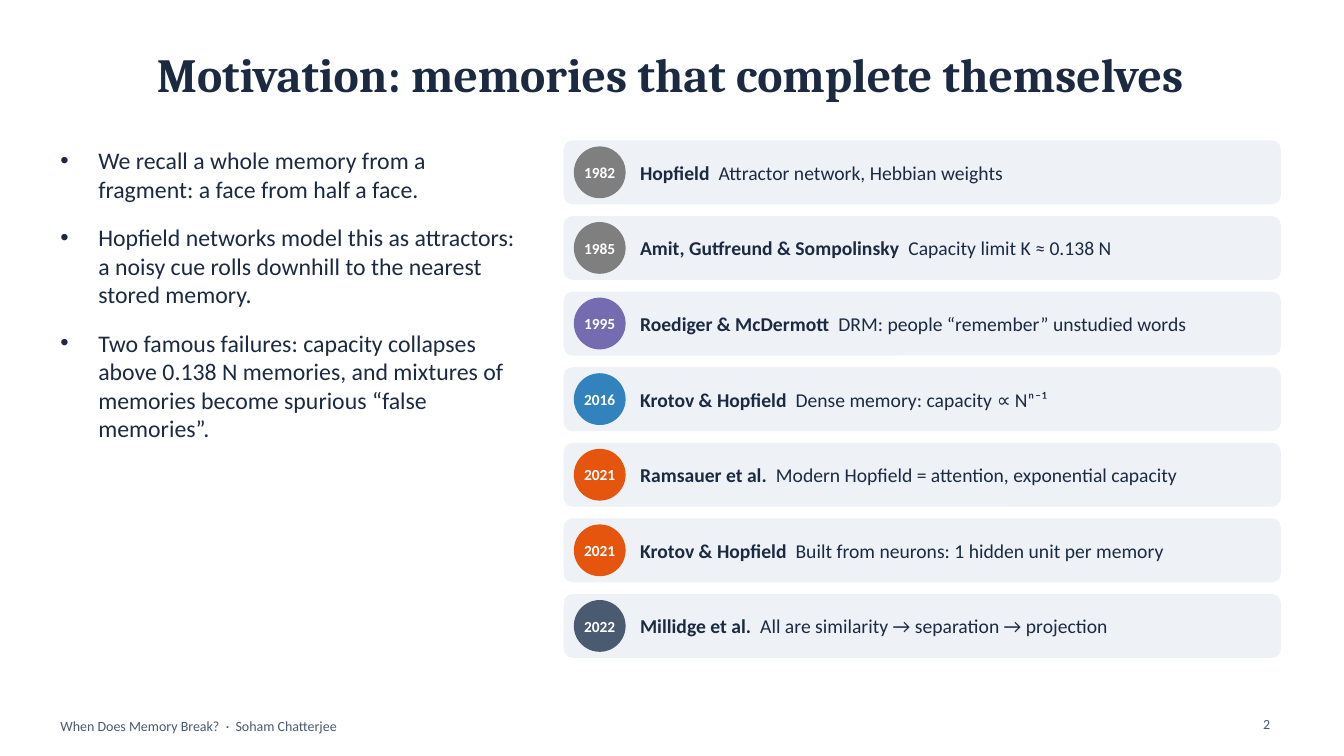
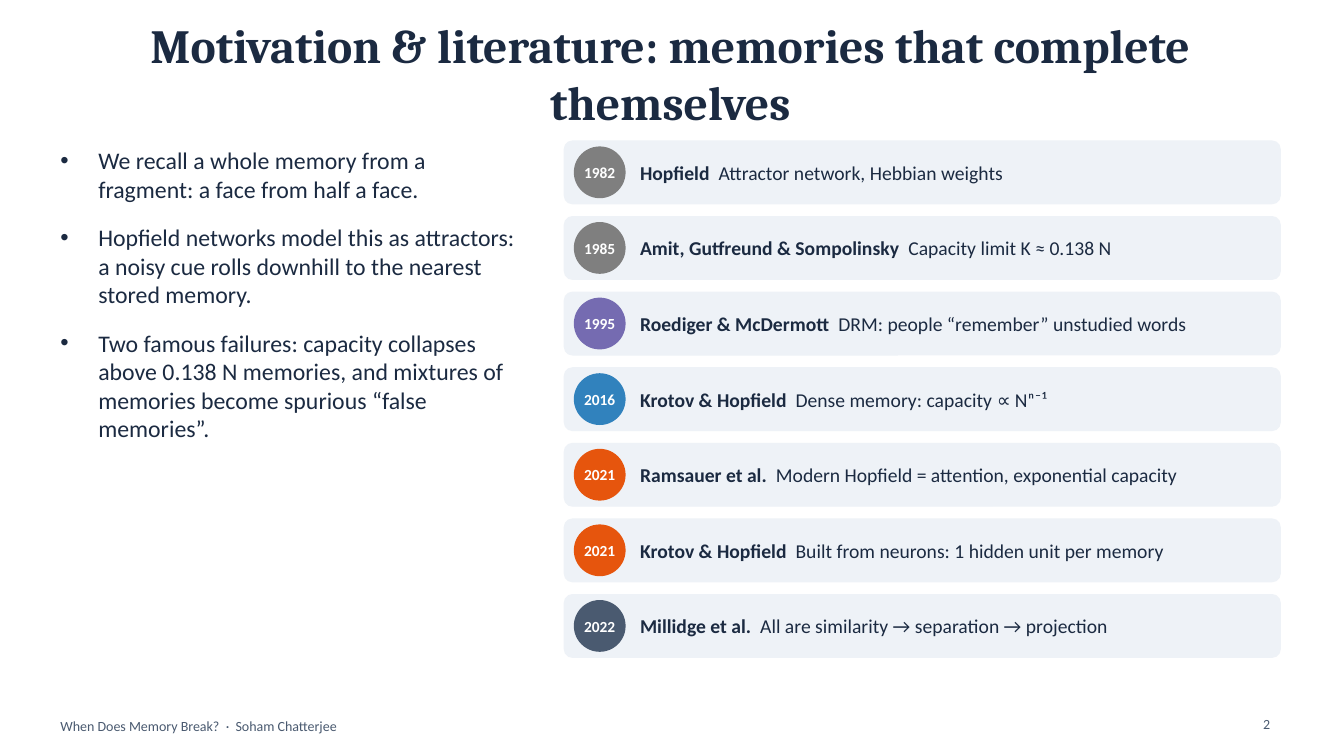
Before and after one commit to GrandsonOfBuddha/modern-hopfield-memory, a slide deck: slide 2 of slides/Hopfield_Memory_Presentation.pptx. Drawn at 1344x756 pixels with LibreOffice and Linux fonts; fonts in the diff are those of the drawing. Boxes give left, top, right and bottom in pixels: in the first picture for what was removed or moved away, otherwise in the second. Text is boxed around its words. In the diff, an @@ line names an element or a change of style, - is before the commit and + after.

```diff
--- a/slides/Hopfield_Memory_Presentation.pptx
+++ b/slides/Hopfield_Memory_Presentation.pptx
@@ title at [150,30,1190,121]: text changed @@
-Motivation: memories that complete themselves
+Motivation & literature: memories that complete themselves
```
Also in this commit, not shown: 1 other slide changed, 5 other files.
